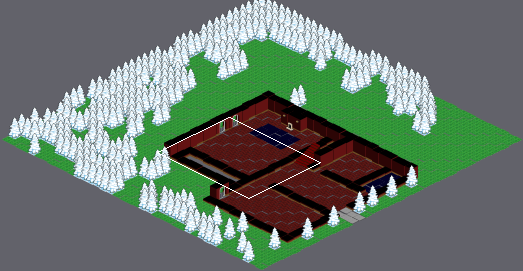
Tiled map, stored at data/scenes/hotel/hotel.tmx. The first picture is a wide view before the edit; the outline marks the close-up.
Close-up. Before:
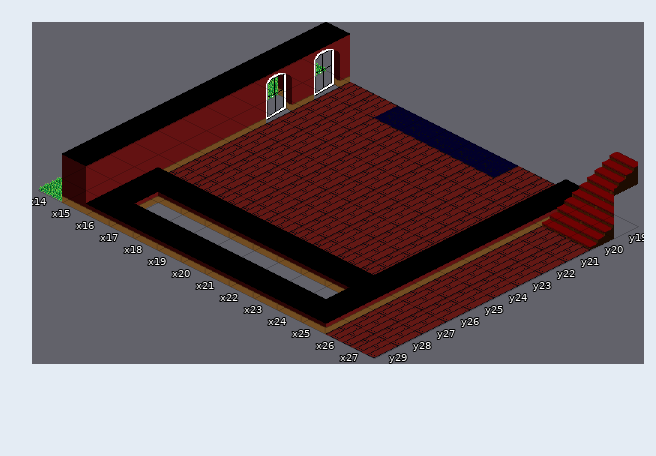
Cells are 64x32 px. Isometric: x runs down to the right, y down to the left. Shown: x 14..27, y 19..29.
Now the later version:
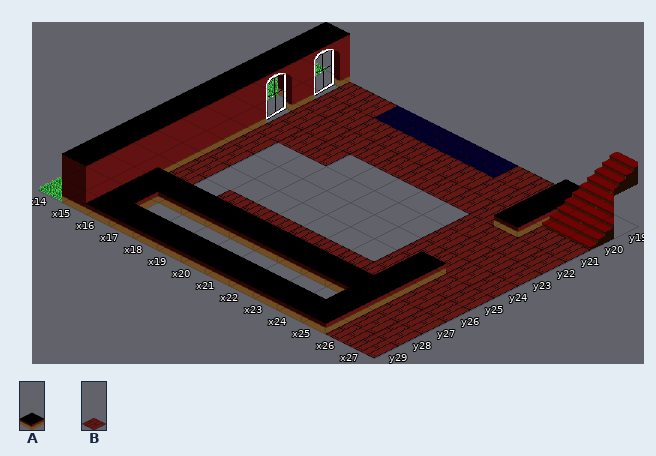
Key: from "Interior": A 4, B 9.
_ is an empty cell.
Change:
{"where": "layer \"Background\""}
{"y":22,"x":19,"old":"BBBBB","new":"_____"}
{"y":22,"x":25,"old":"A","new":"B"}
{"y":23,"x":17,"old":"BBBBBBB","new":"_______"}
{"y":23,"x":25,"old":"A","new":"B"}
{"y":24,"x":17,"old":"BBBBBBB","new":"_______"}
{"y":24,"x":25,"old":"A","new":"B"}
{"y":25,"x":17,"old":"BBBBBBB","new":"_______"}
{"y":26,"x":17,"old":"B","new":"_"}
{"label":"changed","picture_box":[192,142,518,273]}
